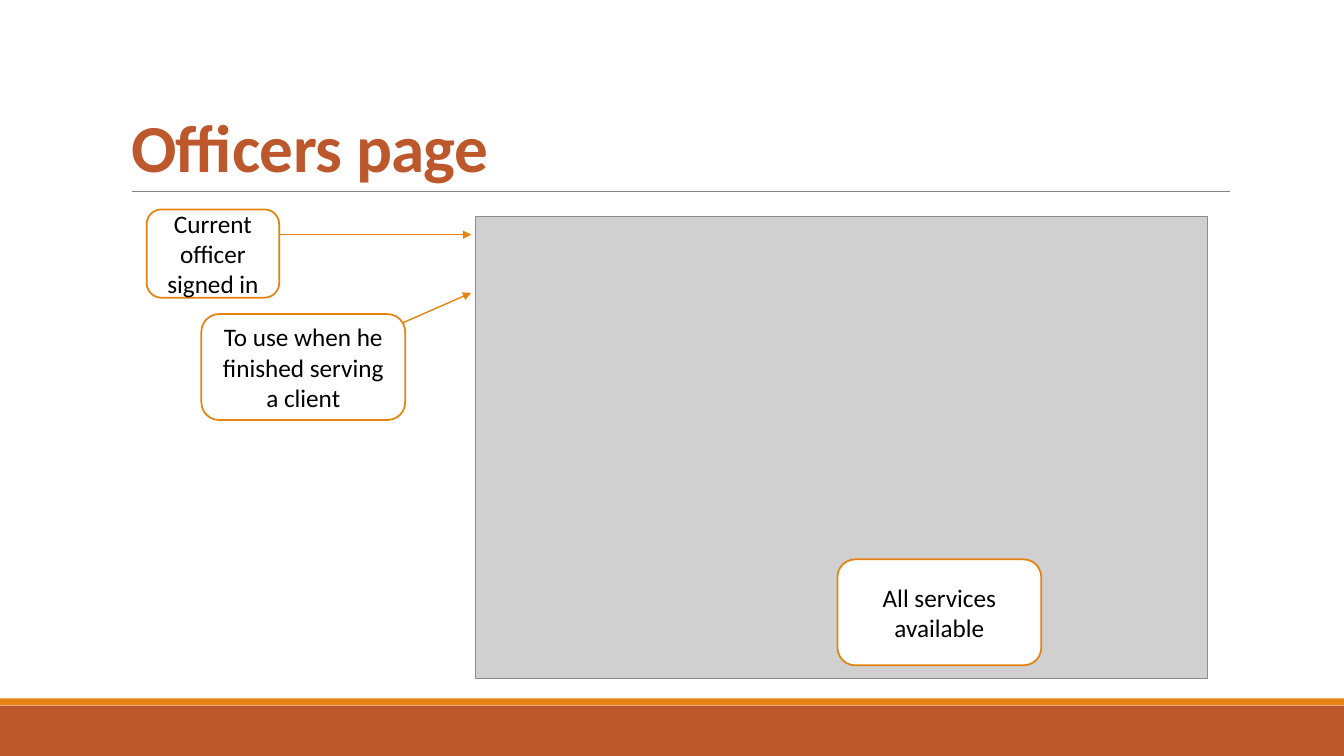
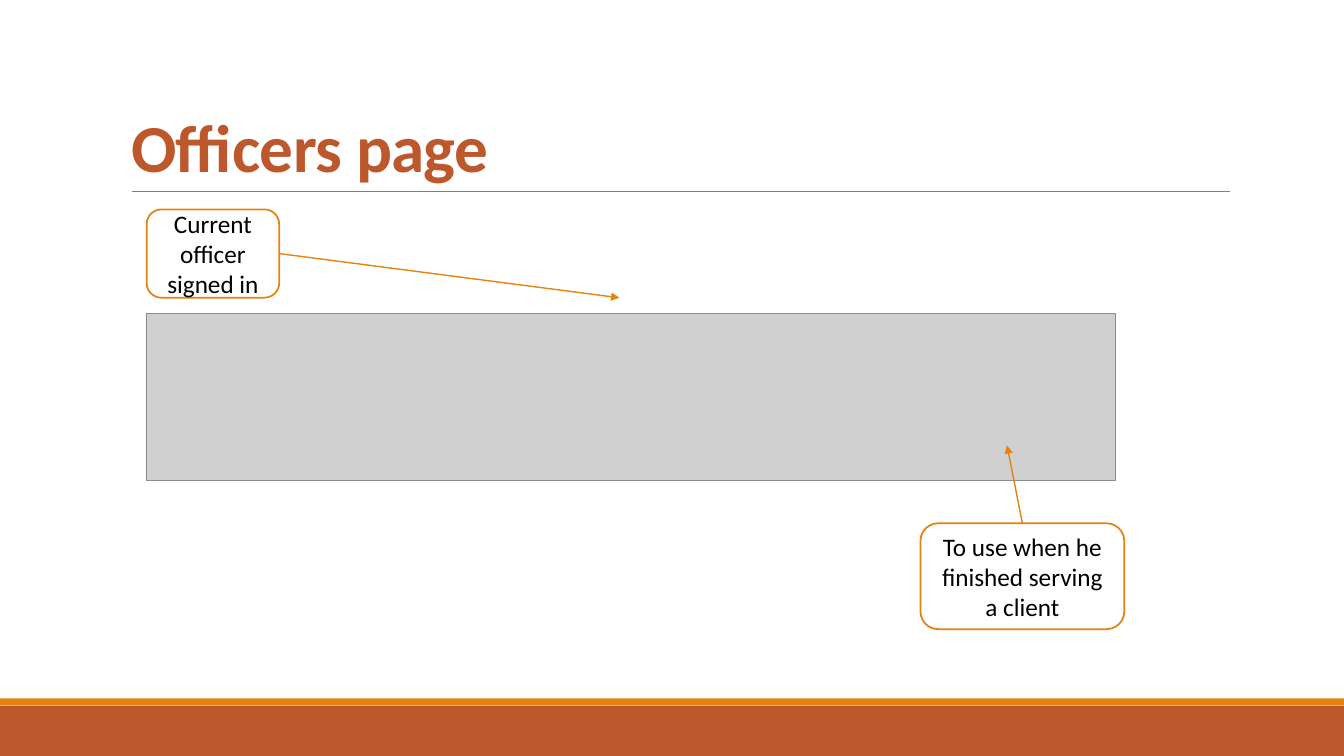
Before and after one commit to djemar/se2021-04-OfficeQueueManager, a slide deck: slide 11 of PresentationW1.pptx (slide 7 before the commit). Drawn at 1344x756 pixels with LibreOffice and Linux fonts; fonts in the diff are those of the drawing; grey boxes stand for pictures. Boxes give left, top, right and bottom in pixels: in the first picture for what was removed or moved away, otherwise in the second. Text is boxed around its words. In the diff, an @@ line names an element or a change of style, - is before the commit and + after.

```diff
--- a/PresentationW1.pptx
+++ b/PresentationW1.pptx
@@ picture removed at (476,217,1208,679) @@
@@ arrow moved from (279, 235) - (471, 235) to (279, 254) - (620, 297) @@
@@ picture added at (146,314,1115,480) @@
@@ arrow moved from (373, 336) - (471, 293) to (1022, 523) - (1007, 446) @@
@@ rounded rectangle "To use when he finished ...": place and size @@
-rounded rectangle "To use when he finished ..." at (202,315,405,420)
+rounded rectangle "To use when he finished ..." at (921,523,1124,629)
@@ rounded rectangle removed at (838,560,1042,665) @@
-All services available
```
Also in this commit, not shown: 4 other slides changed, 5 slides added, 1 slide removed, 2 other files.
